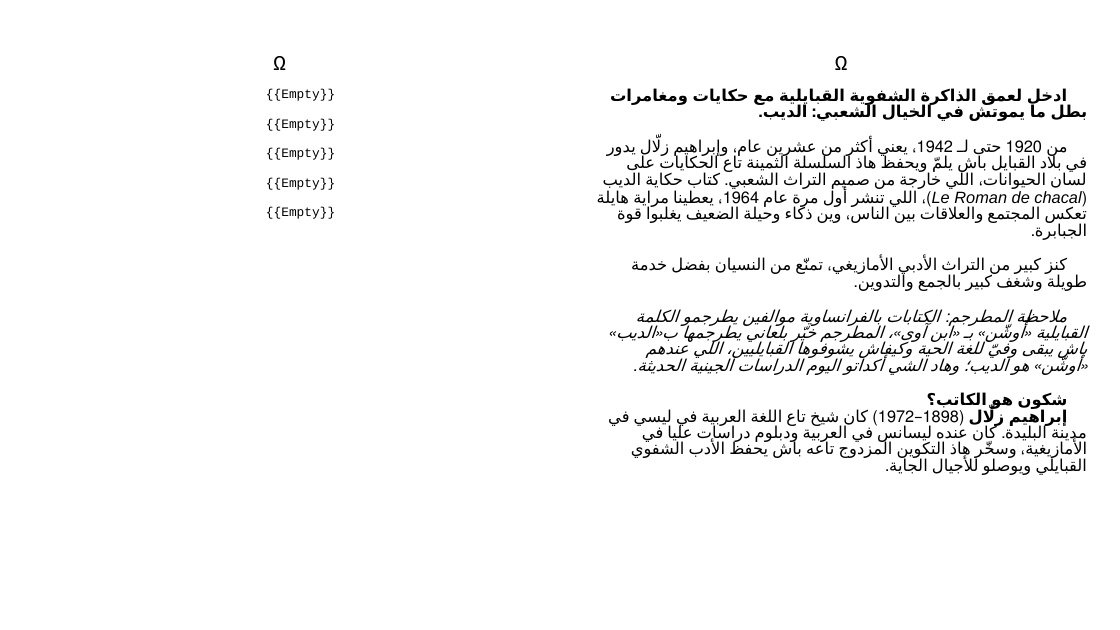
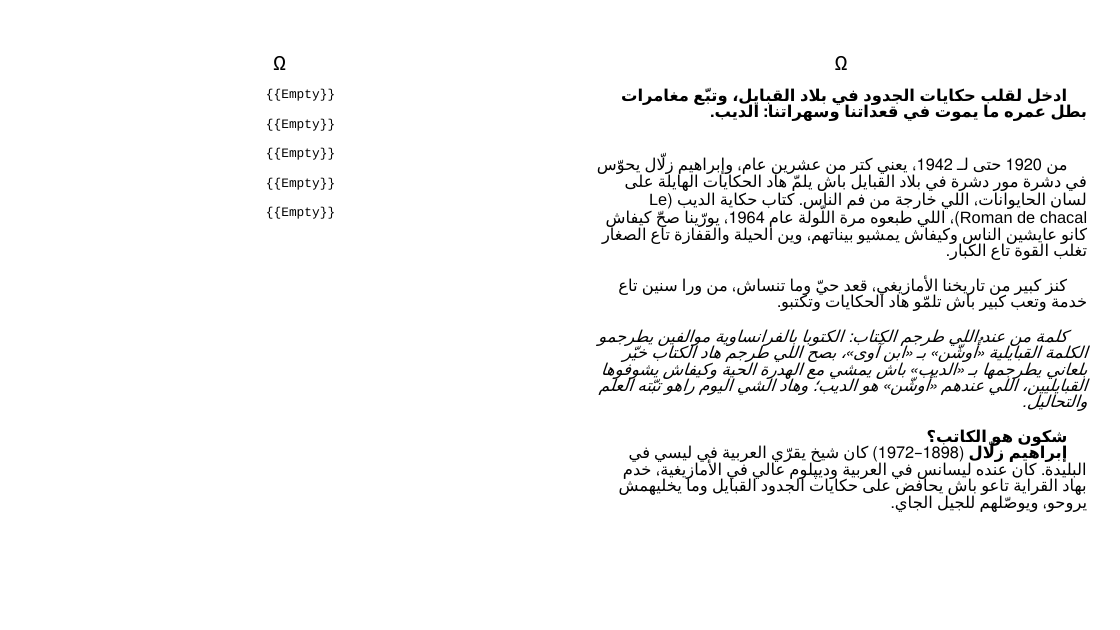
Before and after one commit to sferhah/tamacahut_n_wuccen, a slide deck: slide 88 of Uccen.ConsoleApp/Resources/pptx/uccen.arq.pptx. Drawn at 1120x630 pixels with LibreOffice and Linux fonts; fonts in the diff are those of the drawing. Boxes give left, top, right and bottom in pixels: in the first picture for what was removed or moved away, otherwise in the second. Text is boxed around its words. In the diff, an @@ line names an element or a change of style, - is before the commit and + after.

```diff
--- a/Uccen.ConsoleApp/Resources/pptx/uccen.arq.pptx
+++ b/Uccen.ConsoleApp/Resources/pptx/uccen.arq.pptx
@@ table at (27, 13, 1096, 607) @@
-row 3, column 3: ادخل لعمق الذاكرة الشفوية القبايلية مع حكايات ومغامرات بطل ما يموتش في الخيال الشعبي: الديب. / من 1920 حتى لـ 1942، يعني أكثر من عشرين عام، وإبراهيم زلّال يدور في بلاد القبايل باش يلمّ ويحفظ هاذ السلسلة الثمينة تاع الحكايات على لسان الحيوانات، اللي خارجة من صميم التراث الشعبي. كتاب حكاية الديب (Le Roman de chacal)، اللي تنشر أول مرة عام 1964، يعطينا مراية هايلة تعكس المجتمع والعلاقات بين الناس، وين ذكاء وحيلة الضعيف يغلبوا قوة الجبابرة. / كنز كبير من التراث الأدبي الأمازيغي، تمنّع من النسيان بفضل خدمة طويلة وشغف كبير بالجمع والتدوين. / ملاحظة المطرجم: الكتابات بالفرانساوية موالفين يطرجمو الكلمة القبايلية «أُوشّن» بـ «ابن آوى»، المطرجم خيّر بلعاني يطرجمها ب«الديب» باش يبقى وفيّ للغة الحية وكيفاش يشوفوها القبايليين، اللي عندهم «أوشّن» هو الديب؛ وهاد الشي أكداتو اليوم الدراسات الجينية الحديثة. / شكون هو الكاتب؟ / إبراهيم زلّال (1898–1972) كان شيخ تاع اللغة العربية في ليسي في مدينة البليدة. كان عنده ليسانس في العربية ودبلوم دراسات عليا في الأمازيغية، وسخّر هاذ التكوين المزدوج تاعه باش يحفظ الأدب الشفوي القبايلي ويوصلو للأجيال الجاية.
+row 3, column 3: ادخل لقلب حكايات الجدود في بلاد القبايل، وتبّع مغامرات بطل عمره ما يموت في قعداتنا وسهراتنا: الديب. / من 1920 حتى لـ 1942، يعني كتر من عشرين عام، وإبراهيم زلّال يحوّس في دشرة مور دشرة في بلاد القبايل باش يلمّ هاد الحكايات الهايلة على لسان الحايوانات، اللي خارجة من فم الناس. كتاب حكاية الديب (Le Roman de chacal)، اللي طبعوه مرة اللّولة عام 1964، يورّينا صحّ كيفاش كانو عايشين الناس وكيفاش يمشيو بيناتهم، وين الحيلة والقفازة تاع الصغار تغلب القوة تاع الكبار. / كنز كبير من تاريخنا الأمازيغي، قعد حيّ وما تنساش، من ورا سنين تاع خدمة وتعب كبير باش تلمّو هاد الحكايات وتكتبو. / كلمة من عند اللي طرجم الكتاب: الكتوبا بالفرانساوية موالفين يطرجمو الكلمة القبايلية «أُوشّن» بـ «ابن آوى»، بصح اللي طرجم هاد الكتاب خيّر بلعاني يطرجمها بـ «الديب» باش يمشي مع الهدرة الحية وكيفاش يشوفوها القبايليين، اللي عندهم «أوشّن» هو الديب؛ وهاد الشي اليوم راهو تبّته العلم والتحاليل. / شكون هو الكاتب؟ / إبراهيم زلّال (1898–1972) كان شيخ يقرّي العربية في ليسي في البليدة. كان عنده ليسانس في العربية وديپلوم عالي في الأمازيغية، خدم بهاد القراية تاعو باش يحافض على حكايات الجدود القبايل وما يخليهمش يروحو، ويوصّلهم للجيل الجاي.
```
Also in this commit, not shown: 2 other slides changed, 2 other files.
